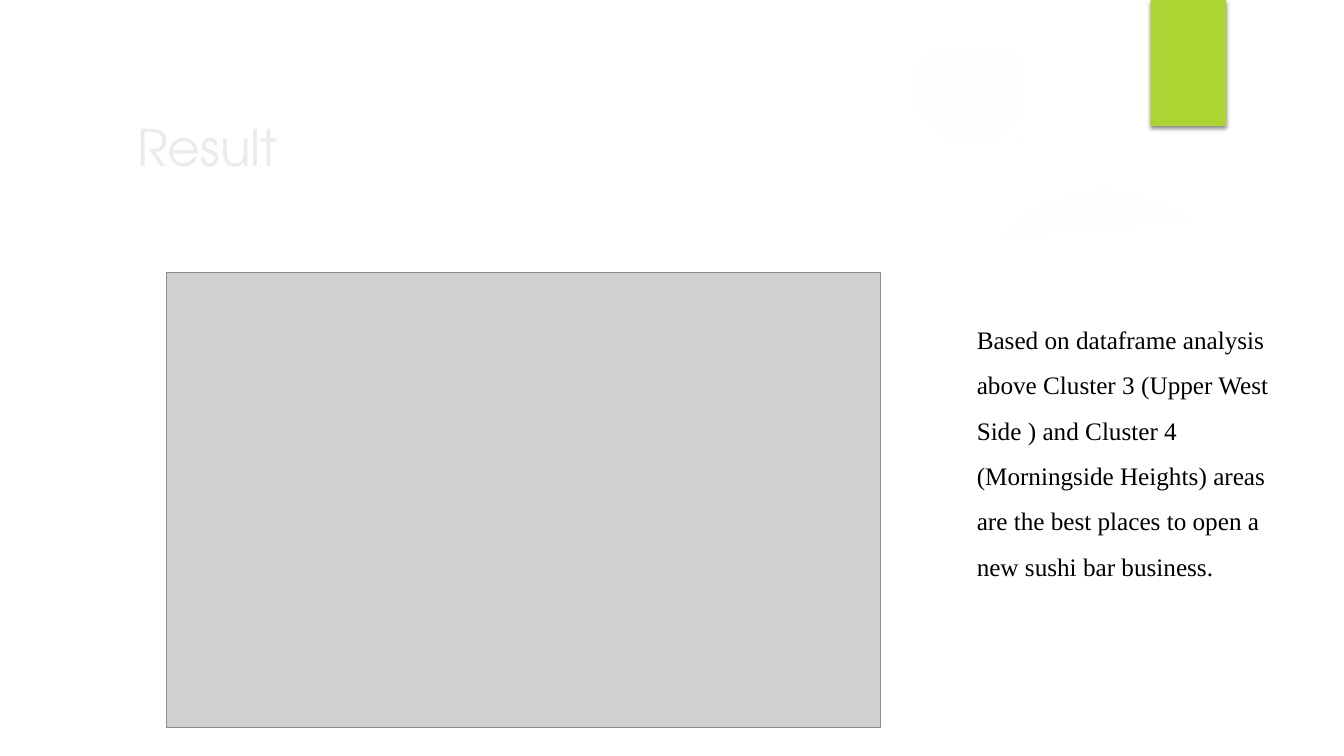
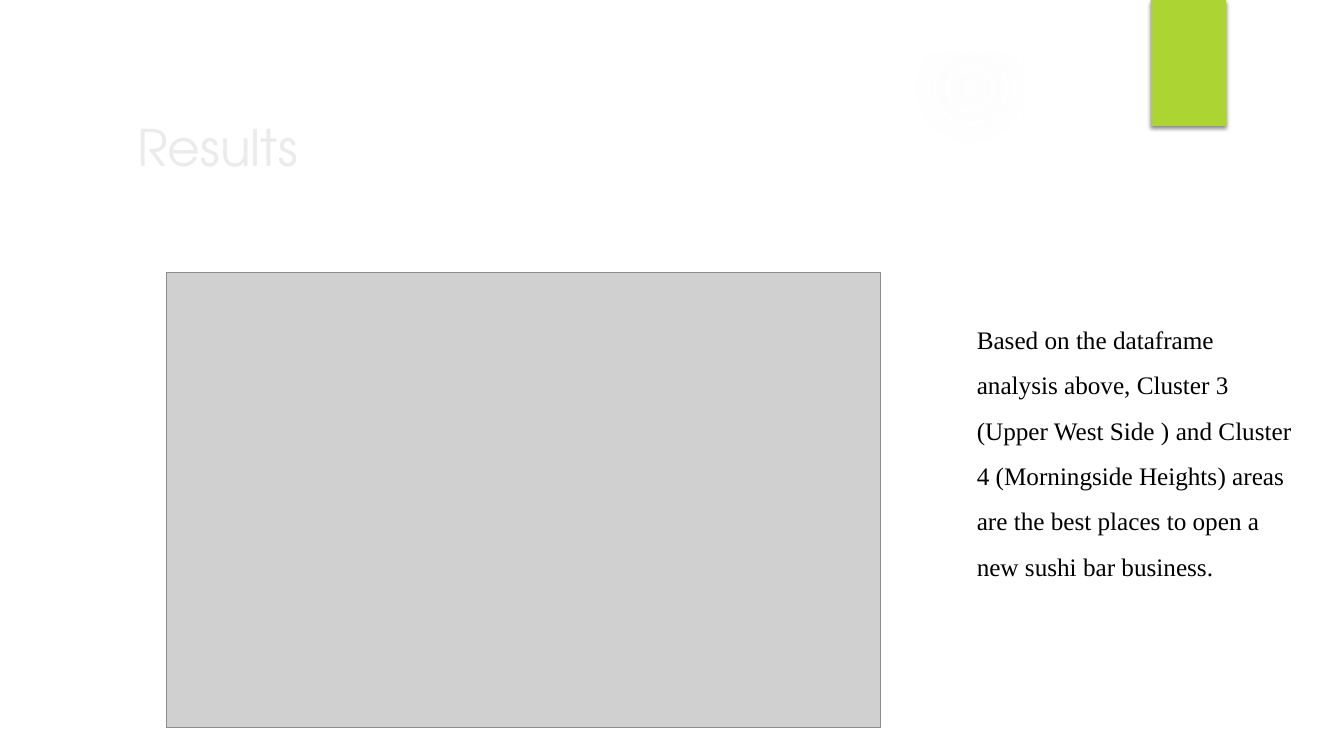
Before and after one commit to RaviTejaMandapati89/Github-and-IBM-Integration-capstone, a slide deck: slide 16 of project_presentation.pptx. Drawn at 1344x756 pixels with LibreOffice and Linux fonts; fonts in the diff are those of the drawing; grey boxes stand for pictures; background and template pictures are left out. Boxes give left, top, right and bottom in pixels: in the first picture for what was removed or moved away, otherwise in the second. Text is boxed around its words. In the diff, an @@ line names an element or a change of style, - is before the commit and + after.

```diff
--- a/project_presentation.pptx
+++ b/project_presentation.pptx
@@ title at [127,107,1093,185]: text changed @@
-Result
+Results
@@ text at [977,331,1291,577]: text changed @@
-Based on dataframe analysis above Cluster 3 (Upper West Side ) and Cluster 4 (Morningside Heights) areas are the best places to open a new sushi bar business.
+Based on the dataframe analysis above, Cluster 3 (Upper West Side ) and Cluster 4 (Morningside Heights) areas are the best places to open a new sushi bar business.
```
Also in this commit, not shown: 13 other slides changed.
